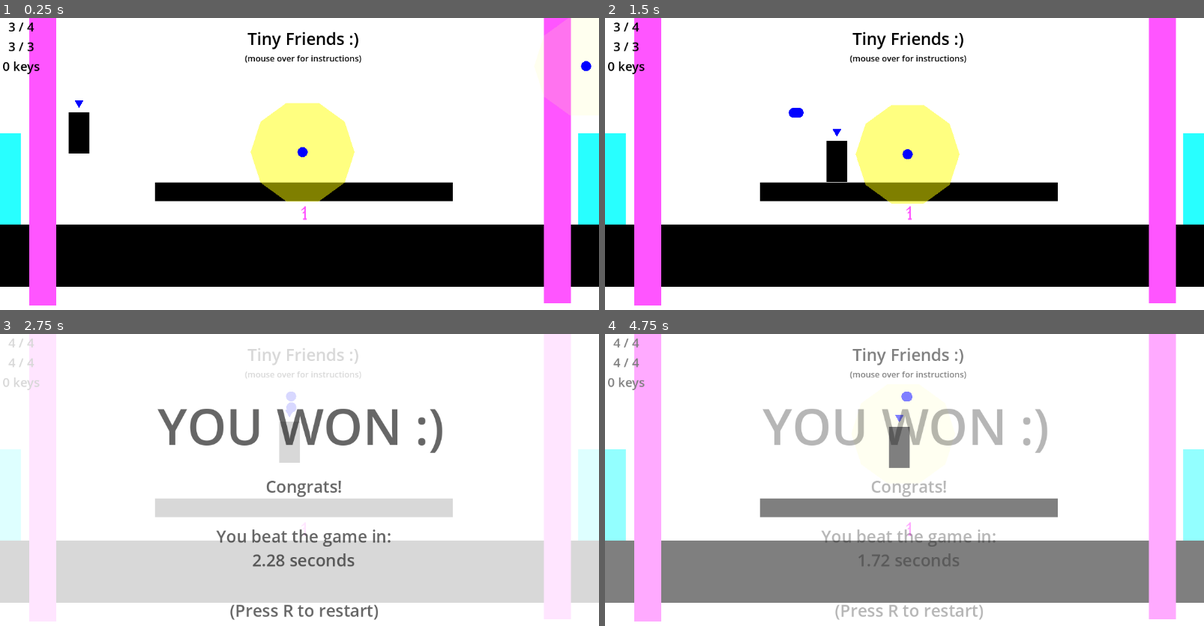
Above: before the commit, frames 1-4 (two rows, left to right).
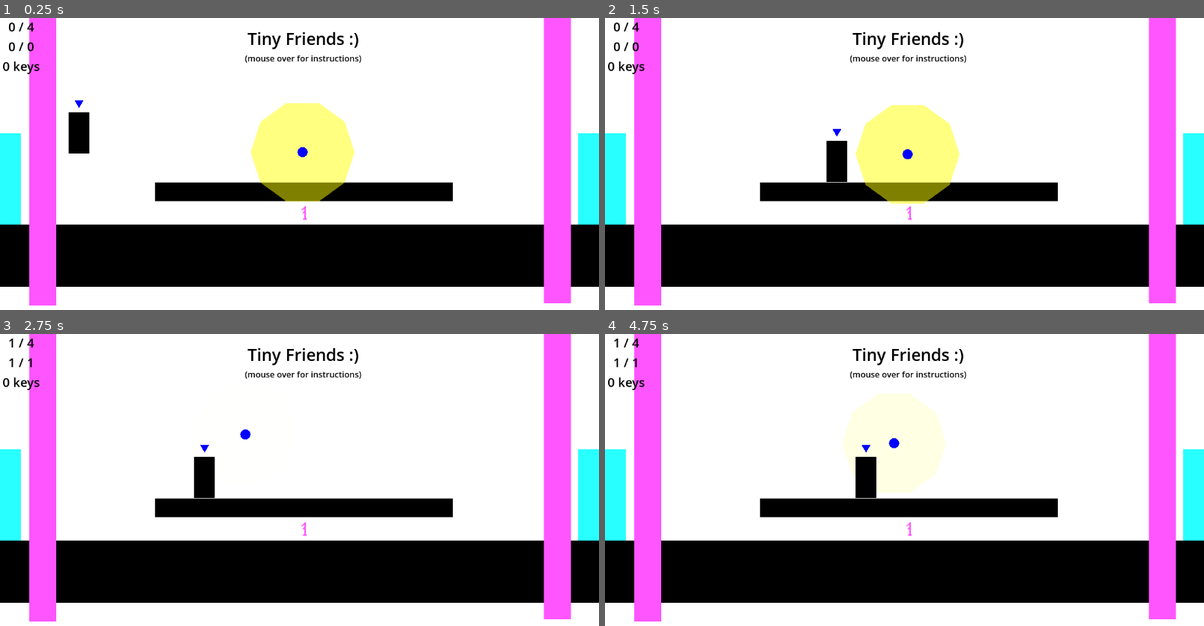
Above: after the commit, the same moments.

Repository: BaconEggsRL/ld56
Game: Godot game, scene res://game.tscn
Two runs of this game, one before a commit and one after it. Both use one fixed random seed, a clock stepped at 60 frames per second and the inputs below.
Inputs (mouse positions are in pixels of both pictures, inside the frame that each line leads up to):
- Up to frame 1 (0.25 s): no input
- Up to frame 2 (1.5 s): move the mouse to (1036, 169) at 0.52 s; hold Right (ui_right) from 0.53 s (still down); tap Ctrl (change_control) at 0.6 s; tap Space (jump) at 0.77 s; move the mouse to (784, 201) at 1.27 s; tap Shift (charge_throw) at 1.35 s
- Up to frame 3 (2.75 s): tap Space (jump) at 1.52 s; move the mouse to (359, 427) at 2.02 s; release Right (ui_right) at 2.03 s; hold Left (ui_left) from 2.03 s (still down); tap E (interact) at 2.1 s
- Up to frame 4 (4.75 s): tap R (restart) at 2.75 s; move the mouse to (874, 570) at 2.77 s; release Left (ui_left) at 2.78 s; hold Right (ui_right) 2.78-4.28 s; right-click (874, 570) at 2.85 s; tap Space (jump) at 3.02, 3.77, 4.52 s; move the mouse to (1084, 553) at 3.52 s; tap Tab (switch_actor) at 3.6 s; move the mouse to (724, 450) at 4.27 s; hold Left (ui_left) from 4.28 s (still down); click (724, 450) at 4.35 s

The runs differ from the first frame. In frame 1, 1.3% of the frame differs, in the area x 1-99%, y 0-34%; in frame 2, 0.1%; in frame 3, 39%; in frame 4, 39%, in the area x 0-100%, y 0-99%.

Commit message:
remove debug

Diff:
--- a/game.tscn
+++ b/game.tscn
@@ -424,15 +424,12 @@
 
 [node name="friend2" parent="friends" instance=ExtResource("2_fmk3c")]
 position = Vector2(2897, 48)
-auto_attach = true
 
 [node name="friend3" parent="friends" instance=ExtResource("2_fmk3c")]
 position = Vector2(4032, 279)
-auto_attach = true
 
 [node name="friend4" parent="friends" instance=ExtResource("2_fmk3c")]
 position = Vector2(-580, 353)
-auto_attach = true
 
 [node name="respawn" type="Node2D" parent="."]
 
